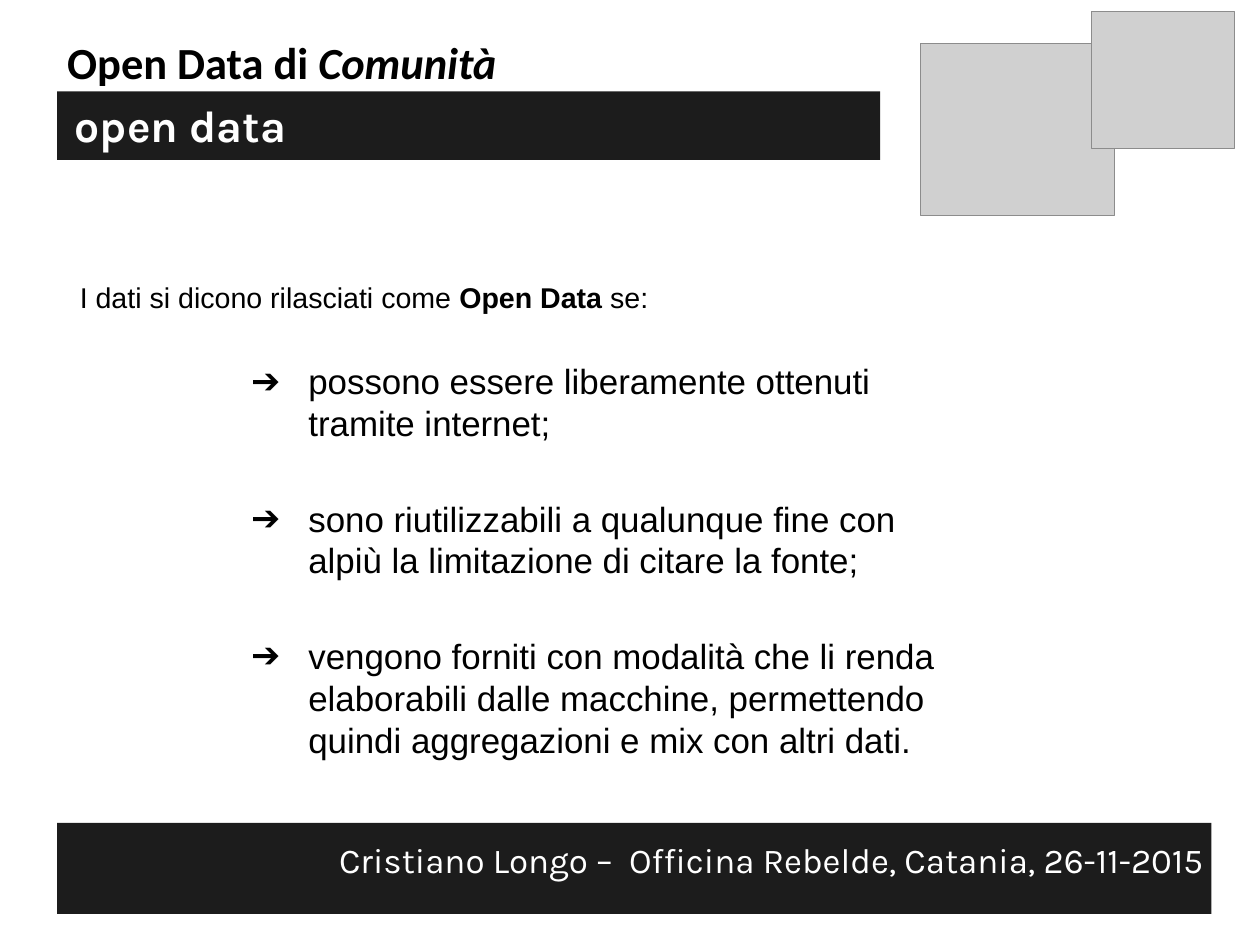
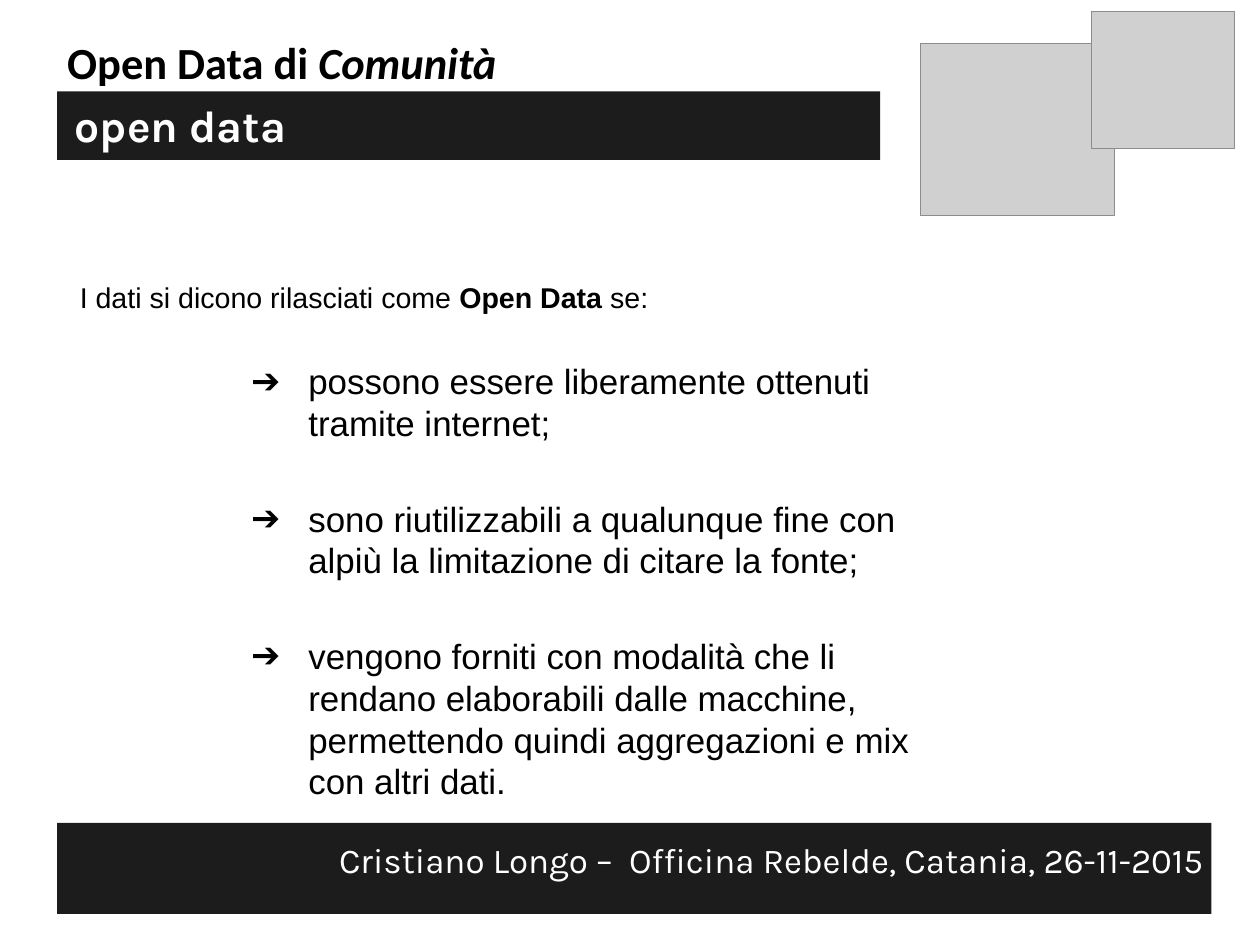
Before and after one commit to opendatahacklab/opendatahacklab.github.io, a slide deck: slide 11 of events/26Nov2015/CristianoLongo_26Nov2015.odp. Drawn at 1260x945 pixels with LibreOffice and Linux fonts; fonts in the diff are those of the drawing; grey boxes stand for pictures. Boxes give left, top, right and bottom in pixels: in the first picture for what was removed or moved away, otherwise in the second. Text is boxed around its words. In the diff, an @@ line names an element or a change of style, - is before the commit and + after.

```diff
--- a/events/26Nov2015/CristianoLongo_26Nov2015.odp
+++ b/events/26Nov2015/CristianoLongo_26Nov2015.odp
@@ text at [308, 643, 909, 795]: text changed @@
-➔ vengono forniti con modalità che li renda elaborabili dalle macchine, permettendo quindi aggregazioni e mix con altri dati.
+➔ vengono forniti con modalità che li rendano elaborabili dalle macchine, permettendo quindi aggregazioni e mix con altri dati.
```
Also in this commit, not shown: 2 other slides changed.
